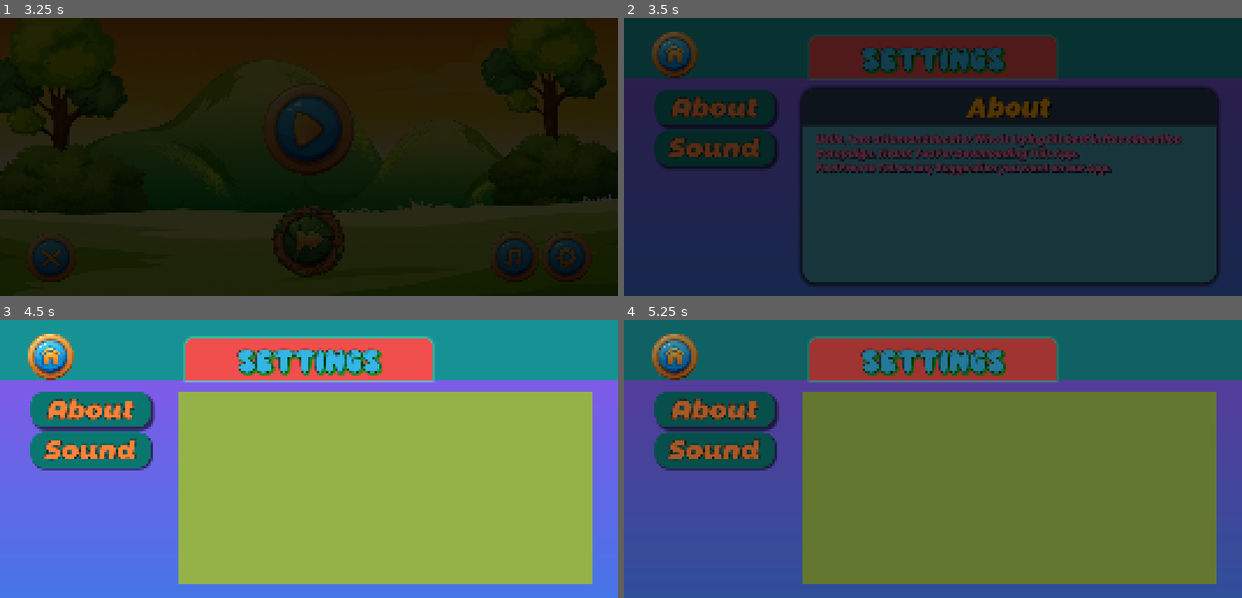
Above: before the commit, frames 1-4 (two rows, left to right).
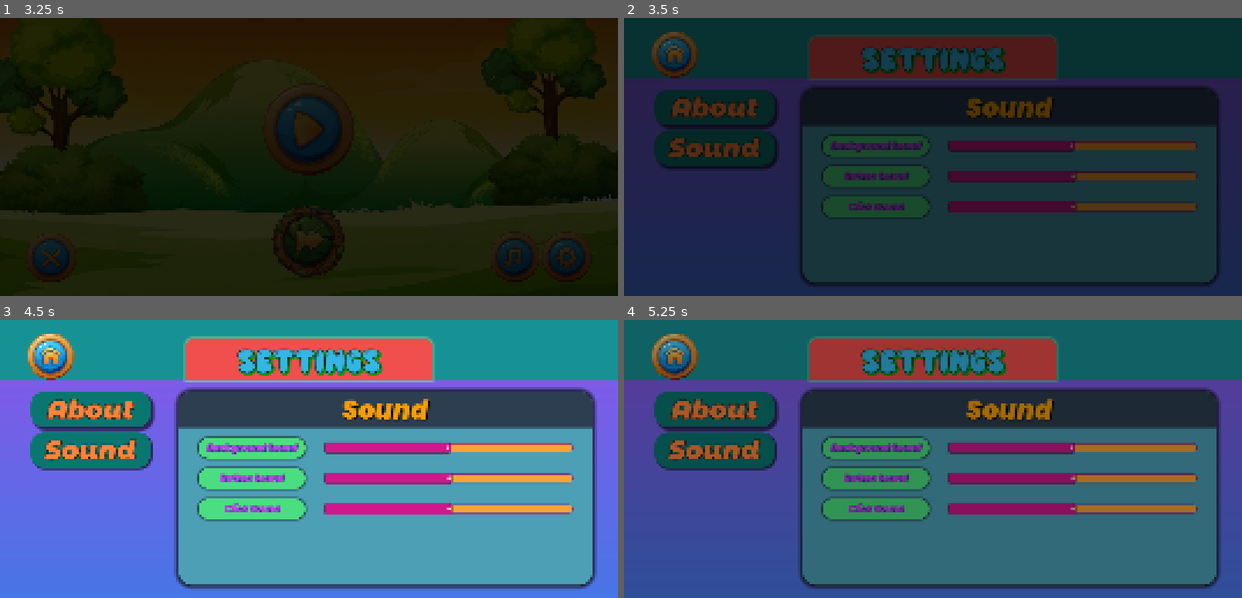
Above: after the commit, the same moments.

Repository: PramodCody/Kids_Classium
Game: Godot game, scene res://01_Main_Screen/01_Menu_Screen/scenes/menu_screen.tscn
The game is run twice, just before and just after one commit, with the same random seed, the same clock (stepped at 60 frames per second) and the same inputs. Sound files missing from this copy of the repository are replaced by a short silence.
Inputs (mouse positions are in pixels of both pictures, inside the frame that each line leads up to):
- Up to frame 1 (3.25 s): click (309, 240) at 0.5 s; click (49, 54) at 1.25 s; click (512, 257) at 2 s; click (568, 257) at 2.75 s
- Up to frame 2 (3.5 s): no input
- Up to frame 3 (4.5 s): click "About" at 3.5 s; click "Sound" at 4.25 s
- Up to frame 4 (5.25 s): click (673, 356) at 5 s

Frame 1 is identical in both runs. In frame 2, 8.5% of the frame differs, in the area x 31-93%, y 28-72%; in frame 3, 50%, in the area x 28-97%, y 24-97%; in frame 4, 49%.

Commit message:
Sound_Dialog for Settings Completed

Diff:
--- a/00_Global_Commons/scenes/audio_manager.tscn
+++ b/00_Global_Commons/scenes/audio_manager.tscn
@@ -10,7 +10,9 @@
 [node name="Button_Sound" type="AudioStreamPlayer2D" parent="."]
 stream = ExtResource("2_076gh")
 volume_db = 5.0
+bus = &"Button_Sound"
 
 [node name="Click_Sound" type="AudioStreamPlayer2D" parent="."]
 stream = ExtResource("3_076gh")
 volume_db = 20.0
+bus = &"Click_Sound"
--- a/01_Main_Screen/01_Menu_Screen/scenes/menu_screen.tscn
+++ b/01_Main_Screen/01_Menu_Screen/scenes/menu_screen.tscn
@@ -9,6 +9,7 @@
 [ext_resource type="Script" uid="uid://cf84ahi3fu4p6" path="res://01_Main_Screen/01_Menu_Screen/scripts/levels_button.gd" id="5_4sv2p"]
 [ext_resource type="Script" uid="uid://8uwxbvctfuti" path="res://01_Main_Screen/01_Menu_Screen/scripts/exit_button.gd" id="7_0osx7"]
 [ext_resource type="Script" uid="uid://ofu5gblr6gu0" path="res://01_Main_Screen/01_Menu_Screen/scripts/settings_button.gd" id="9_62wn8"]
+[ext_resource type="AudioStream" uid="uid://b4orfbh16q2ir" path="res://01_Main_Screen/01_Menu_Screen/assests/sounds/Background_Sound.mp3" id="10_44rig"]
 [ext_resource type="Script" uid="uid://4o14sveq8n34" path="res://01_Main_Screen/01_Menu_Screen/scripts/extra_button.gd" id="11_44rig"]
 [ext_resource type="PackedScene" uid="uid://4a5pn771bmd4" path="res://01_Main_Screen/01_Menu_Screen/scenes/exit_dialog.tscn" id="12_44rig"]
 
@@ -158,8 +159,9 @@
 unique_name_in_owner = true
 
 [node name="Background_Sound" type="AudioStreamPlayer2D" parent="."]
-volume_db = 10.0
+stream = ExtResource("10_44rig")
 autoplay = true
+bus = &"Background_Sound"
 
 [node name="Play_Button" type="TextureButton" parent="." groups=["button_sound"]]
 layout_mode = 1
--- a/01_Main_Screen/03_Settings/scenes/settings_dialog.tscn
+++ b/01_Main_Screen/03_Settings/scenes/settings_dialog.tscn
@@ -3,8 +3,8 @@
 [ext_resource type="Script" uid="uid://cmiftdea45xxy" path="res://01_Main_Screen/03_Settings/scripts/buttons_group.gd" id="1_wveag"]
 [ext_resource type="FontFile" uid="uid://okcq0l6xrgqh" path="res://01_Main_Screen/03_Settings/assests/Title_Font.otf" id="1_ypvht"]
 [ext_resource type="PackedScene" uid="uid://cbd17hidrcmt6" path="res://01_Main_Screen/03_Settings/scenes/about_dialog.tscn" id="2_dcewm"]
-[ext_resource type="PackedScene" uid="uid://d2h3uct2jgcg4" path="res://check.tscn" id="3_dytvf"]
 [ext_resource type="FontFile" uid="uid://3wdruuibrgf1" path="res://01_Main_Screen/03_Settings/assests/Button_Font.otf" id="3_r1634"]
+[ext_resource type="PackedScene" uid="uid://r31ala550nrv" path="res://01_Main_Screen/03_Settings/scenes/sound_dialog.tscn" id="5_rgpvf"]
 [ext_resource type="Texture2D" uid="uid://cvxnovl846ury" path="res://00_Global_Commons/assests/General_Button.webp" id="6_5tvld"]
 [ext_resource type="Script" uid="uid://f80gok7fjyoh" path="res://00_Global_Commons/scripts/home_button.gd" id="7_rgpvf"]
 
@@ -257,12 +257,12 @@
 
 [node name="About_Dialog" parent="Full_Vbox/Bottom/HBoxContainer/Action_Box" instance=ExtResource("2_dcewm")]
 unique_name_in_owner = true
-layout_mode = 2
-
-[node name="check" parent="Full_Vbox/Bottom/HBoxContainer/Action_Box" instance=ExtResource("3_dytvf")]
 visible = false
 layout_mode = 2
-color = Color(0.5821137, 0.69750315, 0.28029096, 1)
+
+[node name="Sound_Dialog" parent="Full_Vbox/Bottom/HBoxContainer/Action_Box" instance=ExtResource("5_rgpvf")]
+unique_name_in_owner = true
+layout_mode = 2
 
 [node name="Home_Button" type="TextureButton" parent="." groups=["button_sound"]]
 layout_mode = 1
--- /dev/null
+++ b/01_Main_Screen/03_Settings/scenes/sound_dialog.tscn
@@ -0,0 +1,246 @@
+[gd_scene load_steps=10 format=3 uid="uid://r31ala550nrv"]
+
+[ext_resource type="FontFile" uid="uid://bacib2a5cl6vh" path="res://01_Main_Screen/03_Settings/assests/Poppins-BlackItalic.ttf" id="1_vfqj8"]
+[ext_resource type="Script" uid="uid://c8qbeuoeoge2r" path="res://01_Main_Screen/03_Settings/scripts/bg_slider.gd" id="2_ytnuc"]
+
+[sub_resource type="StyleBoxFlat" id="StyleBoxFlat_8ga3f"]
+bg_color = Color(0.2977817, 0.62428975, 0.7096007, 1)
+corner_radius_top_left = 50
+corner_radius_top_right = 50
+corner_radius_bottom_right = 50
+corner_radius_bottom_left = 50
+shadow_color = Color(0.101960786, 0.10980392, 0.17254902, 1)
+shadow_size = 20
+
+[sub_resource type="StyleBoxFlat" id="StyleBoxFlat_0j0g5"]
+bg_color = Color(0.17254902, 0.24313726, 0.3137255, 1)
+corner_radius_top_left = 50
+corner_radius_top_right = 50
+
+[sub_resource type="LabelSettings" id="LabelSettings_8ga3f"]
+font_size = 100
+font_color = Color(0.9607843, 0.61960787, 0.043137256, 1)
+shadow_size = 5
+shadow_color = Color(0, 0, 0, 0.95686275)
+shadow_offset = Vector2(5, 5)
+
+[sub_resource type="StyleBoxFlat" id="StyleBoxFlat_ytnuc"]
+bg_color = Color(0.2901961, 0.87058824, 0.5019608, 1)
+corner_radius_top_left = 50
+corner_radius_top_right = 50
+corner_radius_bottom_right = 50
+corner_radius_bottom_left = 50
+shadow_size = 10
+
+[sub_resource type="LabelSettings" id="LabelSettings_ytnuc"]
+font = ExtResource("1_vfqj8")
+font_size = 35
+font_color = Color(0.7620287, 0.27006793, 0.92320395, 1)
+shadow_size = 2
+shadow_color = Color(0.12315822, 0.15594886, 0.5220287, 0.95500004)
+shadow_offset = Vector2(2, 2)
+
+[sub_resource type="StyleBoxFlat" id="StyleBoxFlat_vafns"]
+bg_color = Color(0.97633153, 0.63822544, 0.21508199, 1)
+corner_radius_top_left = 15
+corner_radius_top_right = 15
+corner_radius_bottom_right = 15
+corner_radius_bottom_left = 15
+expand_margin_top = 15.0
+expand_margin_bottom = 15.0
+shadow_color = Color(0.65882355, 0.050980393, 0.35686275, 1)
+shadow_size = 5
+
+[sub_resource type="StyleBoxFlat" id="StyleBoxFlat_aax6l"]
+bg_color = Color(0.81133634, 0.09539471, 0.548886, 1)
+corner_radius_top_left = 10
+corner_radius_top_right = 10
+corner_radius_bottom_right = 10
+corner_radius_bottom_left = 10
+expand_margin_left = 5.0
+expand_margin_top = 20.0
+expand_margin_right = 10.0
+expand_margin_bottom = 20.0
+shadow_size = 5
+
+[node name="Sound_Dialog" type="Panel"]
+anchors_preset = 15
+anchor_right = 1.0
+anchor_bottom = 1.0
+grow_horizontal = 2
+grow_vertical = 2
+theme_override_styles/panel = SubResource("StyleBoxFlat_8ga3f")
+metadata/_edit_use_anchors_ = true
+
+[node name="VBoxContainer" type="VBoxContainer" parent="."]
+layout_mode = 1
+anchors_preset = -1
+anchor_right = 1.0
+anchor_bottom = 1.0
+metadata/_edit_use_anchors_ = true
+
+[node name="Title" type="PanelContainer" parent="VBoxContainer"]
+layout_mode = 2
+size_flags_vertical = 3
+size_flags_stretch_ratio = 0.2
+theme_override_styles/panel = SubResource("StyleBoxFlat_0j0g5")
+
+[node name="Label" type="Label" parent="VBoxContainer/Title"]
+layout_mode = 2
+theme_override_fonts/font = ExtResource("1_vfqj8")
+text = "Sound"
+label_settings = SubResource("LabelSettings_8ga3f")
+horizontal_alignment = 1
+vertical_alignment = 1
+
+[node name="HBoxContainer" type="HBoxContainer" parent="VBoxContainer"]
+layout_mode = 2
+size_flags_vertical = 3
+
+[node name="Control" type="Control" parent="VBoxContainer/HBoxContainer"]
+layout_mode = 2
+size_flags_horizontal = 3
+size_flags_stretch_ratio = 0.05
+
+[node name="HBoxContainer" type="HBoxContainer" parent="VBoxContainer/HBoxContainer"]
+layout_mode = 2
+size_flags_horizontal = 3
+
+[node name="Sound_Titles" type="VBoxContainer" parent="VBoxContainer/HBoxContainer/HBoxContainer"]
+layout_mode = 2
+size_flags_horizontal = 3
+size_flags_stretch_ratio = 0.4
+
+[node name="Control" type="Control" parent="VBoxContainer/HBoxContainer/HBoxContainer/Sound_Titles"]
+layout_mode = 2
+size_flags_vertical = 3
+size_flags_stretch_ratio = 0.1
+
+[node name="PanelContainer" type="PanelContainer" parent="VBoxContainer/HBoxContainer/HBoxContainer/Sound_Titles"]
+layout_mode = 2
+size_flags_vertical = 3
+size_flags_stretch_ratio = 0.25
+theme_override_styles/panel = SubResource("StyleBoxFlat_ytnuc")
+
+[node name="Label" type="Label" parent="VBoxContainer/HBoxContainer/HBoxContainer/Sound_Titles/PanelContainer"]
+layout_mode = 2
+text = "Background Sound"
+label_settings = SubResource("LabelSettings_ytnuc")
+horizontal_alignment = 1
+
+[node name="gap1" type="Control" parent="VBoxContainer/HBoxContainer/HBoxContainer/Sound_Titles"]
+layout_mode = 2
+size_flags_vertical = 3
+size_flags_stretch_ratio = 0.1
+
+[node name="PanelContainer2" type="PanelContainer" parent="VBoxContainer/HBoxContainer/HBoxContainer/Sound_Titles"]
+layout_mode = 2
+size_flags_vertical = 3
+size_flags_stretch_ratio = 0.25
+theme_override_styles/panel = SubResource("StyleBoxFlat_ytnuc")
+
+[node name="Label" type="Label" parent="VBoxContainer/HBoxContainer/HBoxContainer/Sound_Titles/PanelContainer2"]
+layout_mode = 2
+text = "Button Sound"
+label_settings = SubResource("LabelSettings_ytnuc")
+horizontal_alignment = 1
+
+[node name="gap2" type="Control" parent="VBoxContainer/HBoxContainer/HBoxContainer/Sound_Titles"]
+layout_mode = 2
+size_flags_vertical = 3
+size_flags_stretch_ratio = 0.1
+
+[node name="PanelContainer3" type="PanelContainer" parent="VBoxContainer/HBoxContainer/HBoxContainer/Sound_Titles"]
+layout_mode = 2
+size_flags_vertical = 3
+size_flags_stretch_ratio = 0.25
+theme_override_styles/panel = SubResource("StyleBoxFlat_ytnuc")
+
+[node name="Label" type="Label" parent="VBoxContainer/HBoxContainer/HBoxContainer/Sound_Titles/PanelContainer3"]
+layout_mode = 2
+text = "Click Sound"
+label_settings = SubResource("LabelSettings_ytnuc")
+horizontal_alignment = 1
+
+[node name="Control2" type="Control" parent="VBoxContainer/HBoxContainer/HBoxContainer/Sound_Titles"]
+layout_mode = 2
+size_flags_vertical = 3
+size_flags_stretch_ratio = 0.8
+
+[node name="Scroll_Sounds" type="VBoxContainer" parent="VBoxContainer/HBoxContainer/HBoxContainer"]
+layout_mode = 2
+size_flags_horizontal = 3
+
+[node name="HBoxContainer" type="HBoxContainer" parent="VBoxContainer/HBoxContainer/HBoxContainer/Scroll_Sounds"]
+layout_mode = 2
+size_flags_vertical = 3
+
+[node name="Control" type="Control" parent="VBoxContainer/HBoxContainer/HBoxContainer/Scroll_Sounds/HBoxContainer"]
+layout_mode = 2
+size_flags_horizontal = 3
+size_flags_stretch_ratio = 0.08
+
+[node name="Sound_Sliders" type="VBoxContainer" parent="VBoxContainer/HBoxContainer/HBoxContainer/Scroll_Sounds/HBoxContainer"]
+layout_mode = 2
+size_flags_horizontal = 3
+
+[node name="Control" type="Control" parent="VBoxContainer/HBoxContainer/HBoxContainer/Scroll_Sounds/HBoxContainer/Sound_Sliders"]
+layout_mode = 2
+size_flags_vertical = 3
+size_flags_stretch_ratio = 0.1
+
+[node name="Background_Volume" type="HSlider" parent="VBoxContainer/HBoxContainer/HBoxContainer/Scroll_Sounds/HBoxContainer/Sound_Sliders"]
+layout_mode = 2
+size_flags_vertical = 3
+size_flags_stretch_ratio = 0.25
+theme_override_styles/slider = SubResource("StyleBoxFlat_vafns")
+theme_override_styles/grabber_area = SubResource("StyleBoxFlat_aax6l")
+theme_override_styles/grabber_area_highlight = SubResource("StyleBoxFlat_aax6l")
+max_value = 2.0
+step = 0.01
+script = ExtResource("2_ytnuc")
+audio_bus_name = "Background_Sound"
+
+[node name="gap1" type="Control" parent="VBoxContainer/HBoxContainer/HBoxContainer/Scroll_Sounds/HBoxContainer/Sound_Sliders"]
+layout_mode = 2
+size_flags_vertical = 3
+size_flags_stretch_ratio = 0.1
+
+[node name="Button_Volume" type="HSlider" parent="VBoxContainer/HBoxContainer/HBoxContainer/Scroll_Sounds/HBoxContainer/Sound_Sliders"]
+layout_mode = 2
+size_flags_vertical = 3
+size_flags_stretch_ratio = 0.25
+theme_override_styles/slider = SubResource("StyleBoxFlat_vafns")
+theme_override_styles/grabber_area = SubResource("StyleBoxFlat_aax6l")
+theme_override_styles/grabber_area_highlight = SubResource("StyleBoxFlat_aax6l")
+max_value = 2.0
+step = 0.01
+script = ExtResource("2_ytnuc")
+audio_bus_name = "Button_Sound"
+
+[node name="gap2" type="Control" parent="VBoxContainer/HBoxContainer/HBoxContainer/Scroll_Sounds/HBoxContainer/Sound_Sliders"]
+layout_mode = 2
+size_flags_vertical = 3
+size_flags_stretch_ratio = 0.1
+
+[node name="Click_Volume" type="HSlider" parent="VBoxContainer/HBoxContainer/HBoxContainer/Scroll_Sounds/HBoxContainer/Sound_Sliders"]
+layout_mode = 2
+size_flags_vertical = 3
+size_flags_stretch_ratio = 0.25
+theme_override_styles/slider = SubResource("StyleBoxFlat_vafns")
+theme_override_styles/grabber_area = SubResource("StyleBoxFlat_aax6l")
+theme_override_styles/grabber_area_highlight = SubResource("StyleBoxFlat_aax6l")
+max_value = 2.0
+step = 0.01
+script = ExtResource("2_ytnuc")
+audio_bus_name = "Click_Sound"
+
+[node name="Control2" type="Control" parent="VBoxContainer/HBoxContainer/HBoxContainer/Scroll_Sounds/HBoxContainer/Sound_Sliders"]
+layout_mode = 2
+size_flags_vertical = 3
+size_flags_stretch_ratio = 0.8
+
+[node name="Control2" type="Control" parent="VBoxContainer/HBoxContainer"]
+layout_mode = 2
+size_flags_horizontal = 3
+size_flags_stretch_ratio = 0.05
--- /dev/null
+++ b/01_Main_Screen/03_Settings/scripts/bg_slider.gd
@@ -0,0 +1,13 @@
+extends HSlider
+
+@export var audio_bus_name: String
+@onready var _bus := AudioServer.get_bus_index(audio_bus_name)
+
+func _ready():
+	# Set the slider to match the current volume when the game starts
+	value = db_to_linear(AudioServer.get_bus_volume_db(_bus))
+	value_changed.connect(_on_value_changed)
+
+func _on_value_changed(new_value: float):
+	# Convert the 0.0-1.0 slider value to Decibels for the audio engine
+	AudioServer.set_bus_volume_db(_bus, linear_to_db(new_value))
--- a/01_Main_Screen/03_Settings/scripts/buttons_group.gd
+++ b/01_Main_Screen/03_Settings/scripts/buttons_group.gd
@@ -1,9 +1,9 @@
 extends VBoxContainer
 
 func _on_about_toggled(toggled_on: bool) -> void:
-	$"../../../Action_Box/check".visible = false
+	%Sound_Dialog.visible = false
 	%About_Dialog.visible = true
 
 func _on_sound_toggled(toggled_on: bool) -> void:
 	%About_Dialog.visible = false
-	$"../../../Action_Box/check".visible = true
+	%Sound_Dialog.visible = true
--- a/check.tscn
+++ /dev/null
@@ -1,9 +0,0 @@
-[gd_scene format=3 uid="uid://d2h3uct2jgcg4"]
-
-[node name="check" type="ColorRect"]
-anchors_preset = 15
-anchor_right = 1.0
-anchor_bottom = 1.0
-grow_horizontal = 2
-grow_vertical = 2
-metadata/_edit_use_anchors_ = true
--- /dev/null
+++ b/default_bus_layout.tres
@@ -0,0 +1,23 @@
+[gd_resource type="AudioBusLayout" format=3 uid="uid://dtaym8oo7kaga"]
+
+[resource]
+bus/0/volume_db = -0.046060562
+bus/0/send = &"Button_Click"
+bus/1/name = &"Background_Sound"
+bus/1/solo = false
+bus/1/mute = false
+bus/1/bypass_fx = false
+bus/1/volume_db = -0.046060562
+bus/1/send = &"Button_Click"
+bus/2/name = &"Button_Sound"
+bus/2/solo = false
+bus/2/mute = false
+bus/2/bypass_fx = false
+bus/2/volume_db = 0.0
+bus/2/send = &"Master"
+bus/3/name = &"Click_Sound"
+bus/3/solo = false
+bus/3/mute = false
+bus/3/bypass_fx = false
+bus/3/volume_db = 0.0
+bus/3/send = &"Master"
--- a/project.godot
+++ b/project.godot
@@ -16,6 +16,10 @@
 config/features=PackedStringArray("4.5", "Mobile")
 config/icon="uid://c22w66hv64n0y"
 boot_splash/icon="uid://c22w66hv64n0y"
+
+[audio]
+
+buses/default_bus_layout="uid://dtaym8oo7kaga"
 
 [autoload]
 
Not shown: 1 places in 01_Main_Screen/01_Menu_Screen/scenes/menu_screen.tscn that only renumber resources
Not shown, added: 01_Main_Screen/03_Settings/scripts/bg_slider.gd.uid
